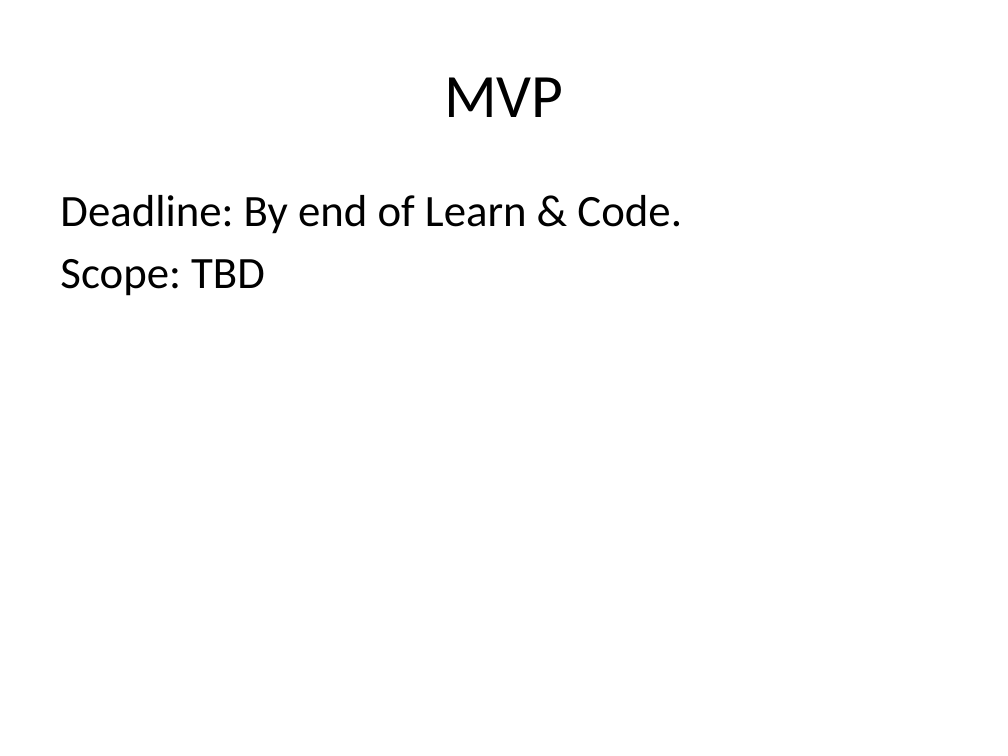
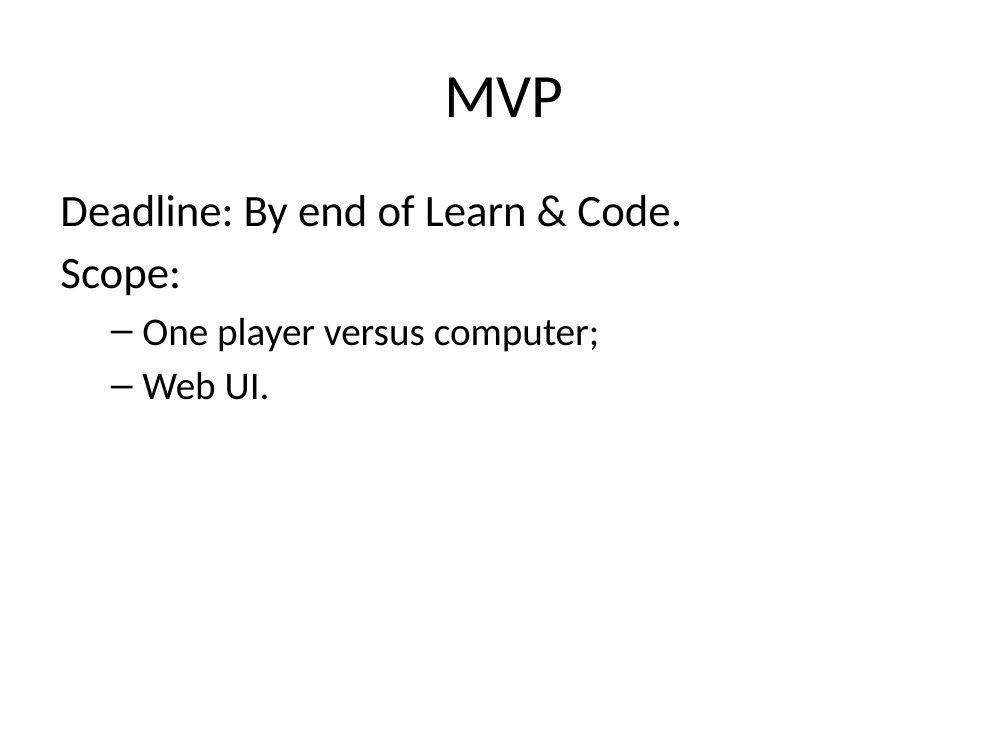
Before and after one commit to ebdreger/learn-and-code-2021-1, a slide deck: slide 3 of README.pptx. Drawn at 1008x756 pixels with LibreOffice and Linux fonts; fonts in the diff are those of the drawing. Boxes give left, top, right and bottom in pixels: in the first picture for what was removed or moved away, otherwise in the second. Text is boxed around its words. In the diff, an @@ line names an element or a change of style, - is before the commit and + after.

Commit message:
update README files to reflect MVP scope and post-MVP priorities

```diff
--- a/README.pptx
+++ b/README.pptx
@@ text at bbox=[60, 259, 600, 400]: text changed; size 32 to 28 pt @@
-Scope: TBD
+Scope:
+  – One player versus computer;
+  – Web UI.
```
Also in this commit, not shown: 3 other slides changed, 1 slide added, 2 other files.
